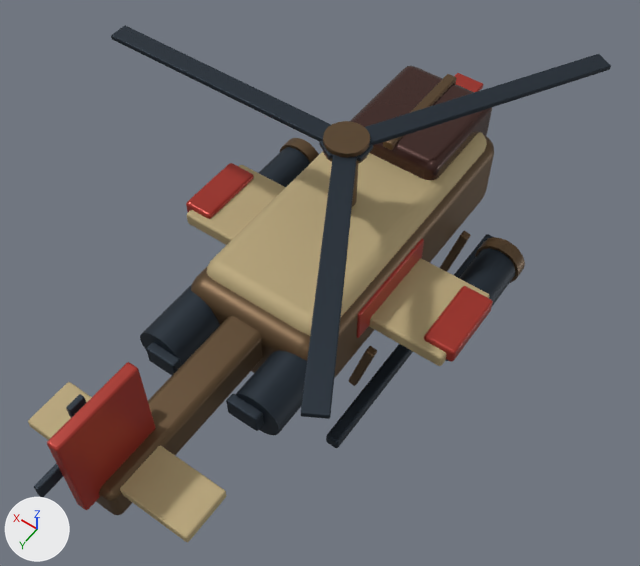
An edit to the glTF model src/assets/reborn/animation/gunship-1.glb, drawn before and after from the same camera.
Rendered twice from a 50 mm lens placed at (-1.53, 2.41, 3.92), pointed at (-0.04, 0.32, 0.63). Arrows for +X, +Y and +Z are at lower left; the lights stay in place. The picture after the commit comes second. Where no turn or scale is listed for an object, it has been applied to the vertices. Vertices at exactly the same position are counted once.

Before the edit, the objects in view are built like this:
```python
me_mesh_0 = bpy.data.meshes.new('Mesh_0')
me_mesh_0.from_pydata(...)  # 152 vertices, 300 faces; spans x -0.35..0.35, y -0.82..0.82, z -0.22..0.22
me_mesh_0.materials.append(mat_atlas_bronze_edges)  # brown #665037
me_mesh_7 = bpy.data.meshes.new('Mesh_7')
me_mesh_7.from_pydata(...)  # 152 vertices, 300 faces; spans x -0.02..0.02, y -0.27..0.27, z -0.09..0.09
me_mesh_7.materials.append(mat_atlas_faction_enamel)  # red #a93429
me_mesh_8 = bpy.data.meshes.new('Mesh_8')
me_mesh_8.from_pydata(...)  # 152 vertices, 300 faces; spans x -0.285..0.285, y -0.22..0.22, z -0.038..0.038
me_mesh_8.materials.append(mat_atlas_sand_ceramic)  # beige #b9a77c
ob_airframe_0 = bpy.data.objects.new('Airframe_0', me_mesh_0)
ob_airframe_0.location = (0.0, 0.0, 0.65)
ob_sideenamel_15 = bpy.data.objects.new('SideEnamel_15', me_mesh_7)
ob_sideenamel_15.parent = ob_atlas_gunship
ob_sideenamel_15.location = (0.34, 0.2, 0.71)
ob_sideenamel_7 = bpy.data.objects.new('SideEnamel_7', me_mesh_7)
ob_sideenamel_7.parent = ob_atlas_gunship
ob_sideenamel_7.location = (-0.34, 0.2, 0.71)
ob_wing_16 = bpy.data.objects.new('Wing_16', me_mesh_8)
ob_wing_16.parent = ob_atlas_gunship
ob_wing_16.location = (0.45, 0.16, 0.64)
ob_wing_8 = bpy.data.objects.new('Wing_8', me_mesh_8)
ob_wing_8.parent = ob_atlas_gunship
ob_wing_8.location = (-0.45, 0.16, 0.64)
# also in view: 'WeaponPod_10' at (-0.62, -0.1, 0.48); 'RotorBlade_34' at (0.61, 0.07, 1.31); 'TailFin_24' at (0.0, 1.6, 1.02); 'HeadlightRecess_13' at (-0.22, 1.1, 0.72); 'Skid_26' at (-0.42, -0.02, 0.15)
```
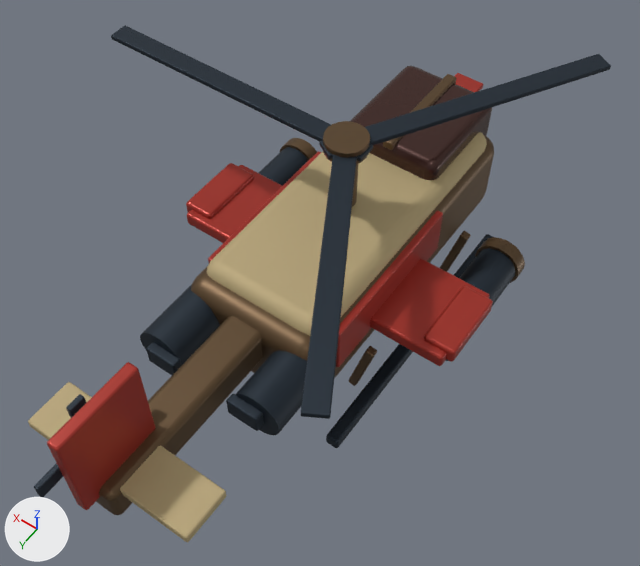
Where the change shows, as pixel boxes [x1, y1, x2, y2] in the pictures (640 x 566 px; the box of a moved part takes in the faces that stretch with it):
'Wing_8', recoloured (beige to red)
    both: [370, 259, 490, 366]
'SideEnamel_7', reshaped (59% wider, 56% taller)
    before: [357, 238, 424, 338]
    after: [336, 210, 443, 367]
'Wing_16', recoloured (beige to red)
    both: [187, 165, 282, 243]
'SideEnamel_15', reshaped (not visible before)
    after: [208, 151, 321, 263]
part 1 of me_mesh_7, moved or reshaped
    before: [357, 238, 424, 338]
    after: [208, 151, 443, 367]

The change, as a list of edits to the scene's bpy script:
```text
Change me_mesh_7:
    used by ob_sideenamel_7; parent = ob_atlas_gunship; location = (-0.34, 0.2, 0.71)
    remove me_mesh_7.from_pydata(...)  # 152 vertices, 300 faces; spans x -0.02..0.02, y -0.27..0.27, z -0.09..0.09
    add me_mesh_7.from_pydata(...)  # 152 vertices, 300 faces; spans x -0.023..0.023, y -0.43..0.43, z -0.13..0.13
    me_mesh_7 part 1: 152 of 152 vertices moved; they spanned x -0.02..0.02, y -0.27..0.27, z -0.09..0.09 and now span x -0.023..0.023, y -0.43..0.43, z -0.13..0.13; mean shift (0.0, 0.0, 0.0)
Change me_mesh_8:
    where me_mesh_8.from_pydata(...)  # 152 vertices, 300 faces; spans x -0.285..0.285, y -0.22..0.22, z -0.038..0.038
    remove me_mesh_8.materials.append(mat_atlas_sand_ceramic)  # beige #b9a77c
    add me_mesh_8.materials.append(mat_atlas_faction_enamel)  # red #a93429
```
